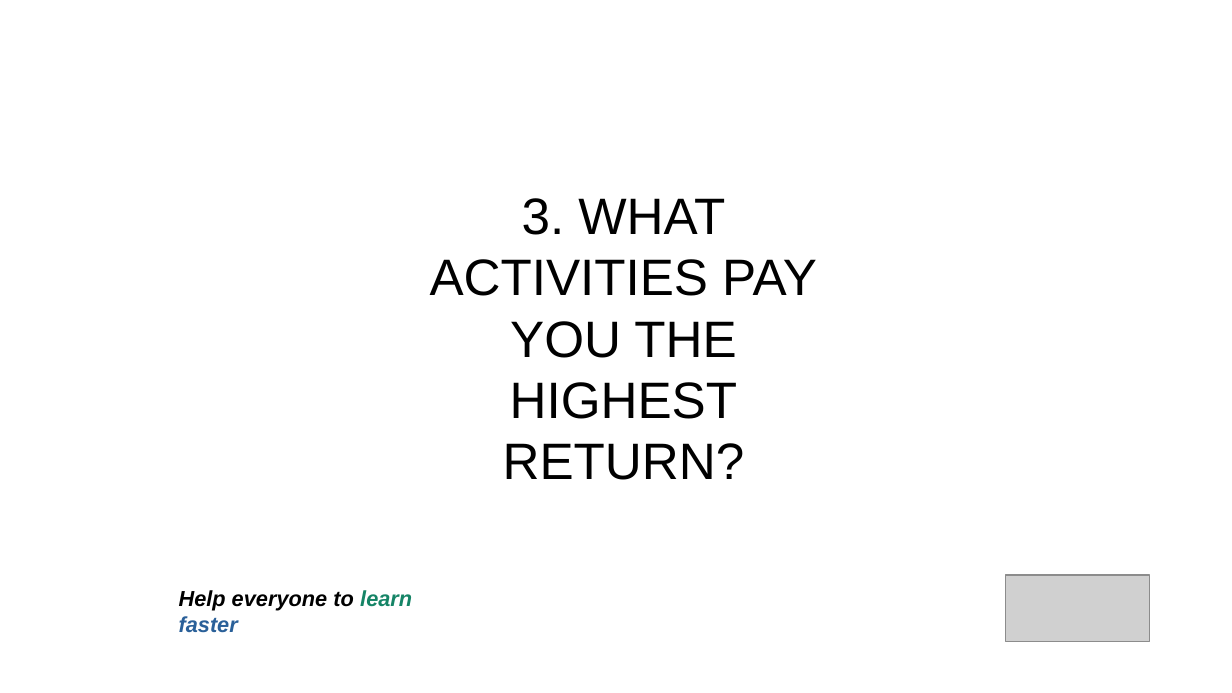
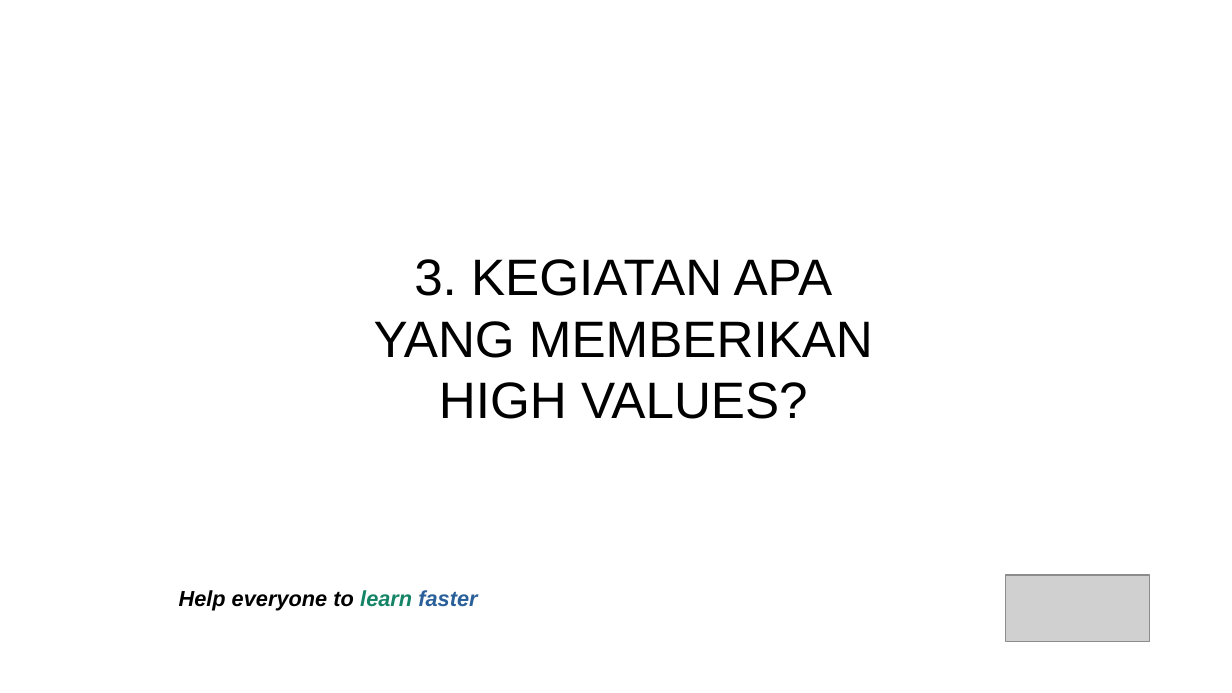
Before and after one commit to jejaksaid/course-flc, a slide deck: slide 72 of Time Management/time-management.pptx. Drawn at 1232x693 pixels with LibreOffice and Linux fonts; fonts in the diff are those of the drawing; grey boxes stand for pictures; background and template pictures are left out. Boxes give left, top, right and bottom in pixels: in the first picture for what was removed or moved away, otherwise in the second. Text is boxed around its words. In the diff, an @@ line names an element or a change of style, - is before the commit and + after.

```diff
--- a/Time Management/time-management.pptx
+++ b/Time Management/time-management.pptx
@@ text at <box>374,259,873,419</box>: text changed @@
-3. WHAT
-ACTIVITIES PAY
-YOU THE
-HIGHEST
-RETURN?
+3. KEGIATAN APA
+YANG MEMBERIKAN
+HIGH VALUES?
@@ text "Help everyone to learn faster" rewrapped from <box>179,590,412,633</box> to <box>179,590,477,611</box> @@
```
Also in this commit, not shown: 56 other slides changed, 1 slide added, 1 slide removed, 2 other files.
